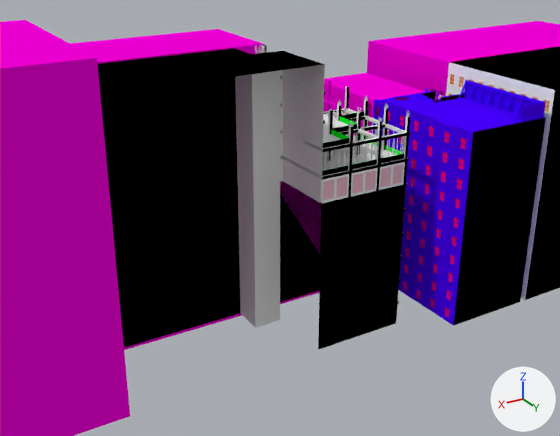
An edit to the Blender file Assets/Meshes/Maps/BetterBombBuilding.blend, drawn before and after from the same camera.
The view is the same before and after, from a 50 mm camera at (72.5, 85.7, 55.5) aimed at (26.1, 8.4, 16.8). The axes (+X, +Y, +Z) are drawn at lower right. The lights are the same throughout.

Before the edit, the objects in view are built like this:
```python
me_circle_001 = bpy.data.meshes.new('Circle.001')
me_circle_001.from_pydata(...)  # 7065 vertices, 4294 faces, 18 loose edges; spans x -15.6..24.2, y -1.0..13.0, z 0.4..39.0
# faces by material slot: [3575, 179, 445, 39, 56]
me_circle_001.materials.append(mat_rightbuildingdiffuse)  # its picture is missing
me_circle_001.materials.append(mat_absoluteblack)  # its picture is missing
me_circle_001.materials.append(mat_rightbuildingdiffuse2)  # white #e7e7e7
me_circle_001.materials.append(mat_rightbuildingtransparent)  # green #00e720
me_circle_001.materials.append(mat_windowstransparent)  # its picture is missing
# before: 2523 (-2.2, 12.6, 38.5) at pixel (324, 64), 6533 (24.2, 13.0, 38.5) at pixel (101, 94), 6738 (-2.2, 12.6, 0.4) at pixel (318, 349)
me_plane_002 = bpy.data.meshes.new('Plane.002')
me_plane_002.from_pydata(...)  # 2467 vertices, 2414 faces; spans x -8.0..4.9, y -1.0..19.0, z -0.1..8.6
# faces by material slot: [2276, 88, 50]
me_plane_002.materials.append(mat_middlebuildingdiffuse)  # its picture is missing
me_plane_002.materials.append(mat_middlebuildingtransparent)  # pink #e7008b
me_plane_002.materials.append(mat_absoluteblack)  # its picture is missing
me_plane_003 = bpy.data.meshes.new('Plane.003')
me_plane_003.from_pydata(...)  # 272 vertices, 210 faces; spans x -5.1..4.9, y -16.0..-1.0, z -18.9..8.1
me_plane_003.materials.append(mat_shadowcaster)  # pink #f300db
ob_mainbody = bpy.data.objects.new('MainBody', me_plane_002)
ob_mainbody.location = (0.0, 0.0, 18.9)
ob_rightmain = bpy.data.objects.new('RightMain', me_circle_001)
ob_rightmain.location = (24.9, 0.0, -1.9)
ob_shadowcaster = bpy.data.objects.new('ShadowCaster', me_plane_003)
ob_shadowcaster.location = (0.0, 0.0, 18.9)
# also in view: 'LeftShadowCaster' at (-29.7, -11.0, 15.5); 'MidRoofFence' at (-5.8, 11.4, 28.2); 'LeftMain' at (-29.7, 9.0, 22.5); 'BackDrop' at (-1.6, 9.0, 13.5); 'LeftBody' at (-29.2, 9.0, 15.5)
```
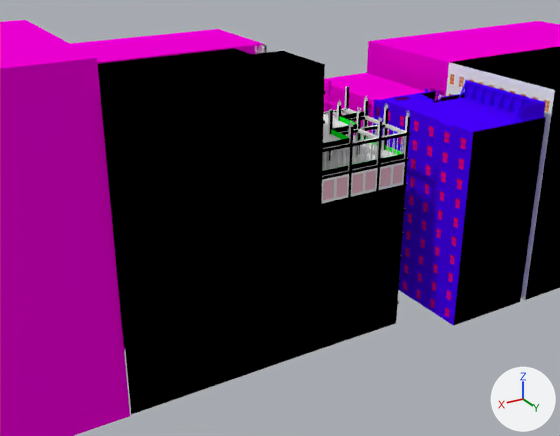
Commit message: Fixed shadow casting on right BombBuilding.

Where the change shows, as pixel boxes [x1, y1, x2, y2] in the pictures (560 x 436 px):
'RightMain', reshaped
    before: [98, 45, 410, 350]
    after: [98, 45, 410, 415]
part 1 of me_circle_001, added (black)
    after: [102, 64, 325, 415]

Edits to the bpy script that builds the scene:
```text
Change me_circle_001:
    where me_circle_001.from_pydata(...)  # 7065 vertices, 4294 faces, 18 loose edges; spans x -15.6..24.2, y -1.0..13.0, z 0.4..39.0
    used by ob_rightmain; location = (24.9, 0.0, -1.9)
    verts and faces of me_circle_001; kept vertices keep their numbers, new ones are numbered from 7065
    me_circle_001 part 1
    add verts[7065] = (24.2, 13.0, 0.5)  # pixel (131, 414)
    add faces += [(2523, 6533, 6738), (6533, 7065, 6738)]  # mat_absoluteblack (its picture is missing)
```
